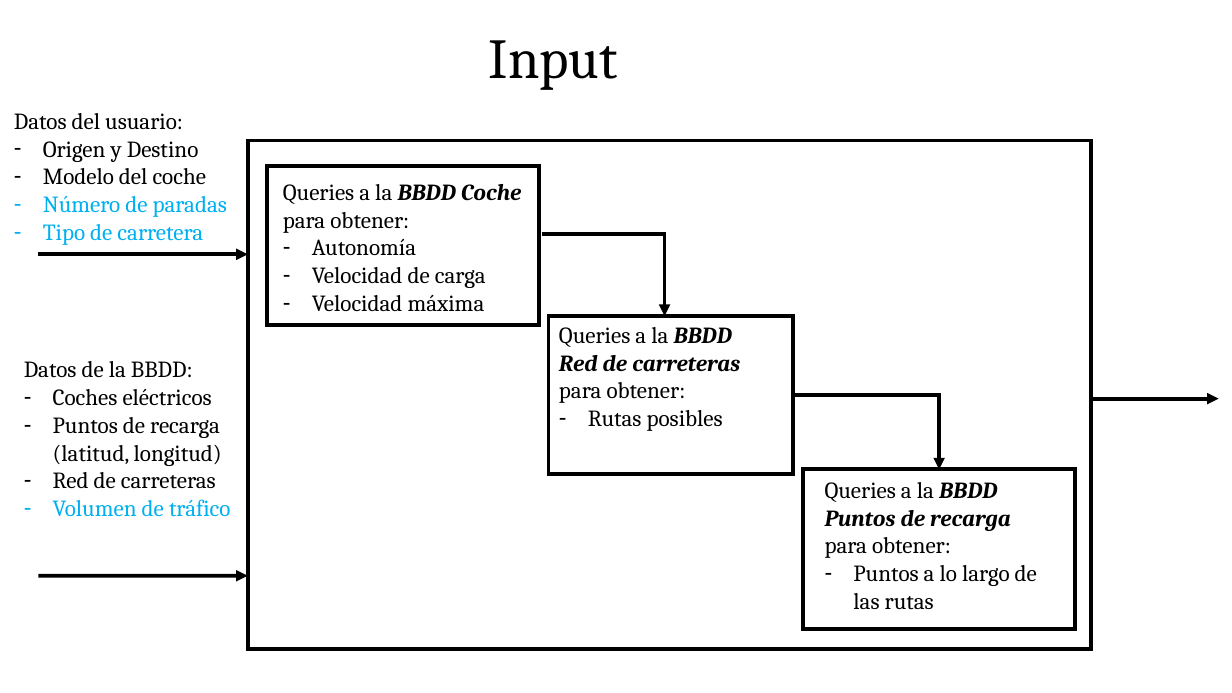
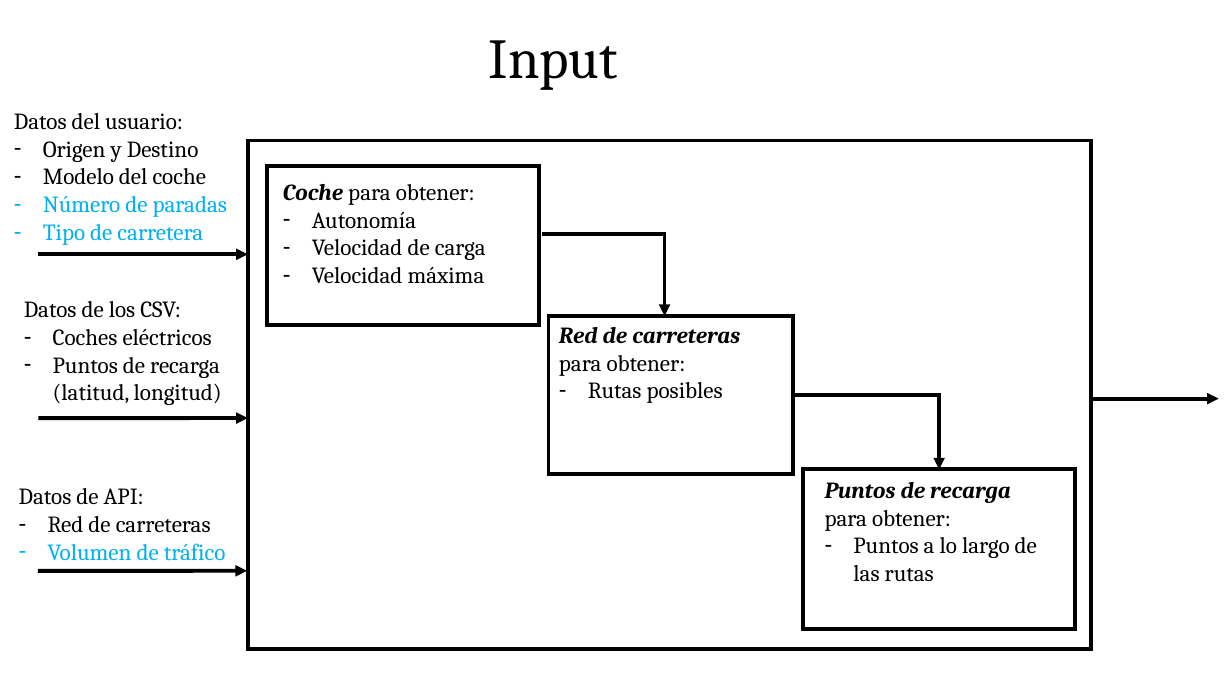
Before and after one commit to luciatomainodelacr/TFM, a slide deck: slide 3 of Documentacion/Diseño funcional y modelos.pptx. Drawn at 1232x693 pixels with LibreOffice and Linux fonts; fonts in the diff are those of the drawing. Boxes give left, top, right and bottom in pixels: in the first picture for what was removed or moved away, otherwise in the second. Text is boxed around its words. In the diff, an @@ line names an element or a change of style, - is before the commit and + after.

Commit message:
[PLANNING] Tareas de ingesta de datos definidas a 18/12/2020

```diff
--- a/Documentacion/Diseño funcional y modelos.pptx
+++ b/Documentacion/Diseño funcional y modelos.pptx
@@ text at [283, 184, 475, 205]: text changed @@
-Queries a la BBDD Coche para obtener:
+Coche para obtener:
@@ text "Datos de los CSV:": place and size @@
-text "Datos de los CSV:" at [24, 361, 231, 517]
+text "Datos de los CSV:" at [24, 301, 222, 405]
@@ text at [24, 301, 181, 318]: text changed @@
-Datos de la BBDD:
+Datos de los CSV:
@@ text at [559, 327, 740, 376]: text changed; bold on; italic on @@
-Queries a la BBDD Red de carreteras para obtener:
+Red de carreteras para obtener:
@@ arrow moved from (39, 576) - (248, 576) to (39, 419) - (248, 418) @@
@@ text at [53, 472, 231, 517]: paragraphs removed @@
-– Red de carreteras
-– Volumen de tráfico
@@ text added at [19, 488, 226, 561], 18 pt, text #000000 @@
+Datos de API:
+– Red de carreteras
+– Volumen de tráfico
@@ text at [825, 482, 1011, 531]: text changed; bold on; italic on @@
-Queries a la BBDD Puntos de recarga para obtener:
+Puntos de recarga para obtener:
@@ arrow added from (38, 571) to (247, 571), #000000 3 pt @@
```
Also in this commit, not shown: 1 other slide changed, 2 other files.
